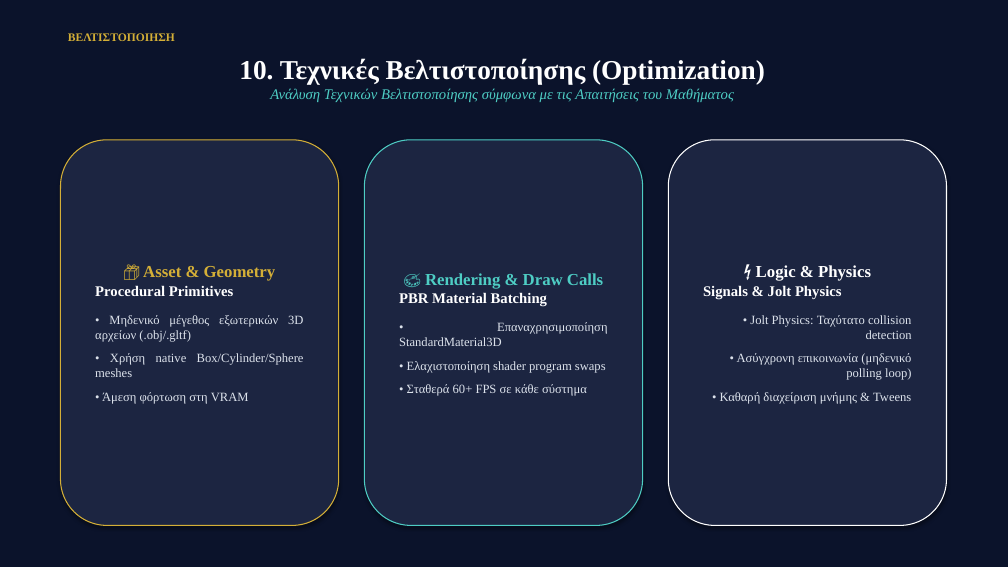
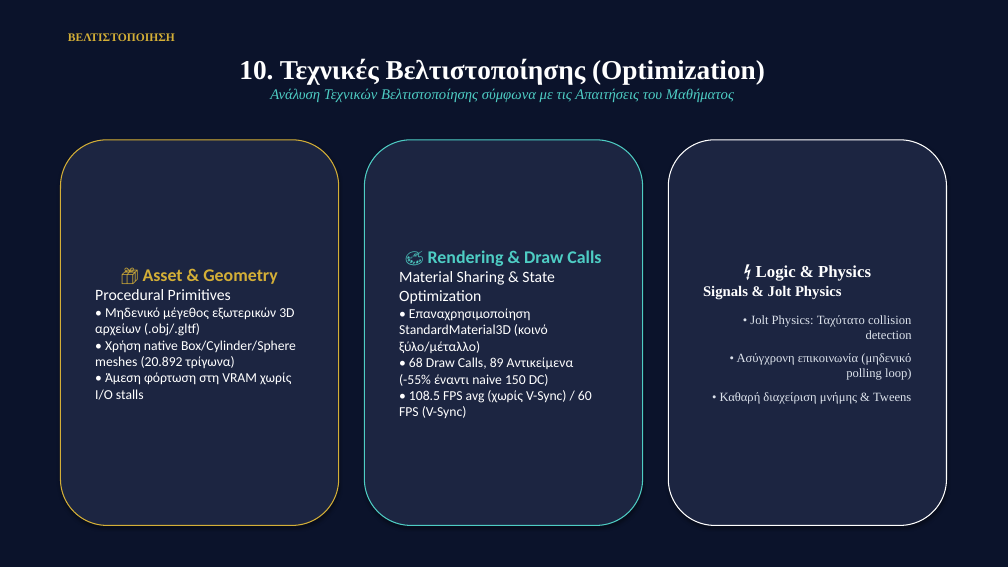
Before and after one commit to MrMpek/SecretLibrary-EscapeRoom, a slide deck: slide 11 of Deliverables/The_Secret_Library_Presentation.pptx. Drawn at 1008x567 pixels with LibreOffice and Linux fonts; fonts in the diff are those of the drawing. Boxes give left, top, right and bottom in pixels: in the first picture for what was removed or moved away, otherwise in the second. Text is boxed around its words. In the diff, an @@ line names an element or a change of style, - is before the commit and + after.

```diff
--- a/Deliverables/The_Secret_Library_Presentation.pptx
+++ b/Deliverables/The_Secret_Library_Presentation.pptx
@@ text in rounded rectangle at [95,269,294,336]: size 16 to 17 pt in "📦 Asset & Geometry"; font Times New Roman to Calibri in "📦 Asset & Geometry", "Procedural Primitives", "• Μηδενικό μέγεθος εξωτερικών 3D αρχείων (.obj/.gltf)"; size 14 to 15 pt, bold off in "Procedural Primitives"; size 12 to 13 pt, text colour #DCE2EB to #FFFFFF in "• Μηδενικό μέγεθος εξωτερικών 3D αρχείων (.obj/.gltf)"; less space between paragraphs; alignment justified to left @@
@@ text in rounded rectangle at [428,250,601,266]: size 16 to 17 pt, font Times New Roman to Calibri in "🎨 Rendering & Draw Calls" @@
@@ text in rounded rectangle at [399,271,592,418]: text changed; size 12 to 13 pt; font Times New Roman to Calibri; text colour #DCE2EB to #FFFFFF @@
-PBR Material Batching
-• Επαναχρησιμοποίηση StandardMaterial3D
-• Ελαχιστοποίηση shader program swaps
-• Σταθερά 60+ FPS σε κάθε σύστημα
+Material Sharing & State Optimization
+• Επαναχρησιμοποίηση StandardMaterial3D (κοινό ξύλο/μέταλλο)
+• 68 Draw Calls, 89 Αντικείμενα (-55% έναντι naive 150 DC)
+• 108.5 FPS avg (χωρίς V-Sync) / 60 FPS (V-Sync)
@@ text in rounded rectangle at [95,340,296,400]: text changed; size 12 to 13 pt; font Times New Roman to Calibri; text colour #DCE2EB to #FFFFFF @@
-• Χρήση native Box/Cylinder/Sphere meshes
-• Άμεση φόρτωση στη VRAM
+• Χρήση native Box/Cylinder/Sphere meshes (20.892 τρίγωνα)
+• Άμεση φόρτωση στη VRAM χωρίς I/O stalls
```
Also in this commit, not shown: 6 other slides changed.
